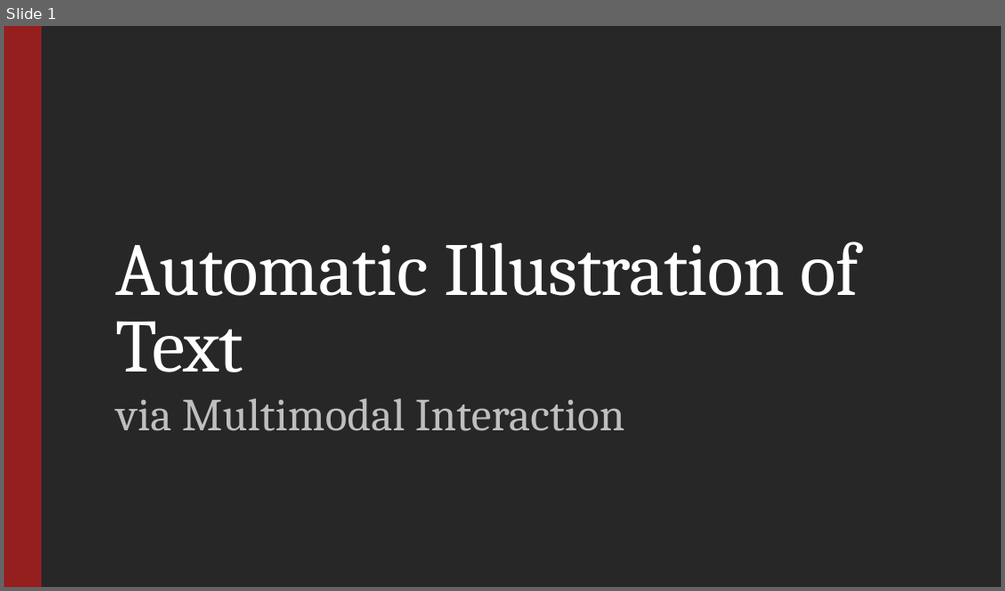
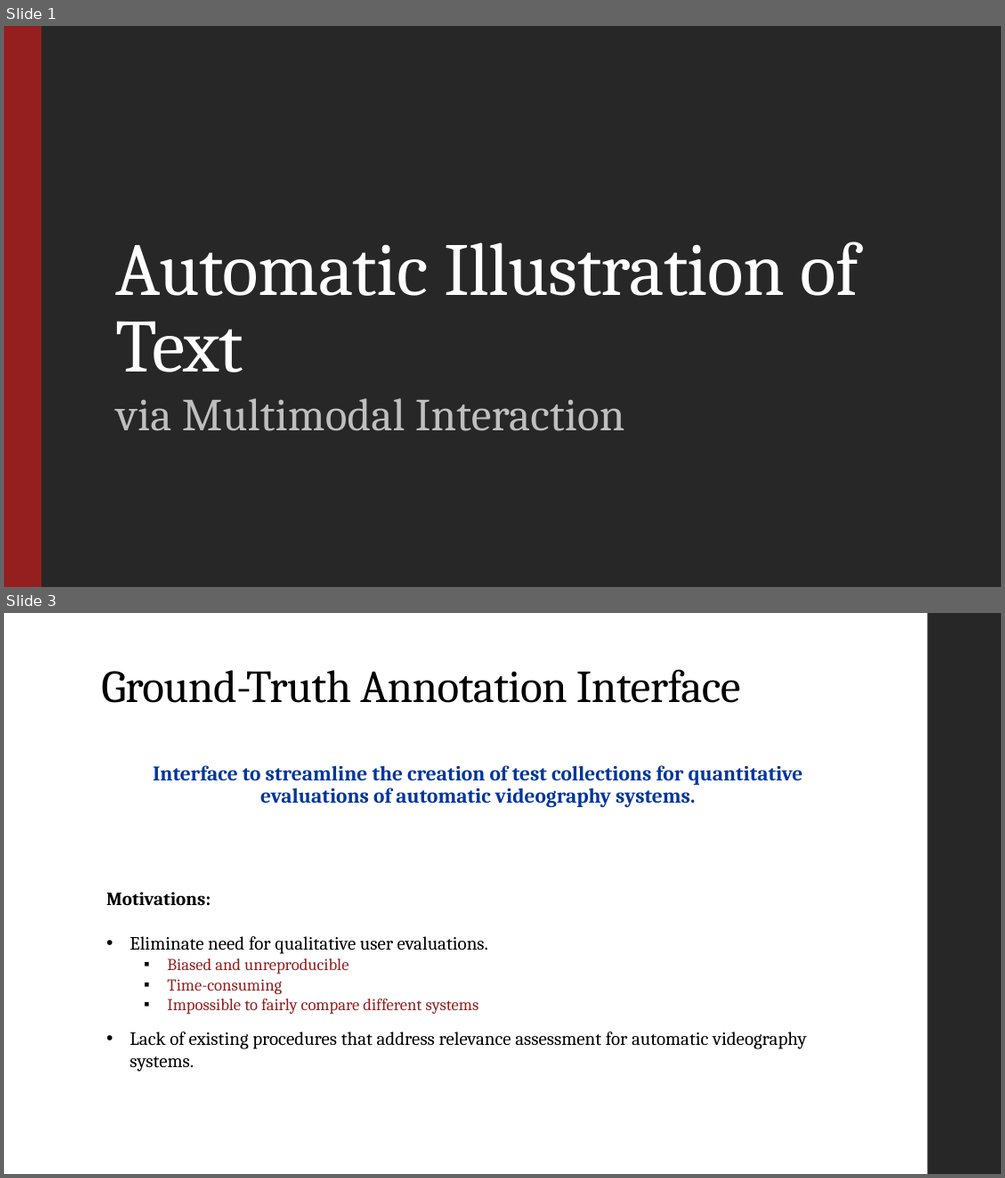
Before and after one commit to StergiousAji/Automatic-Illustration-of-Text, a slide deck: presentation/presentation_slides.pptx. Shown one above the other, each under a label of ours: slide 1 before the commit, slides 1 and 3 after it; the slides between them are not shown. The pictures are 1005x591 and 1005x1178 pixels, drawn with LibreOffice and Linux fonts; fonts in the diff are those of the drawing. Boxes give left, top, right and bottom in pixels: in the first picture for what was removed or moved away, otherwise in the second. Text is boxed around its words. In the diff, an @@ line names an element or a change of style, - is before the commit and + after.

```diff
--- a/presentation/presentation_slides.pptx
+++ b/presentation/presentation_slides.pptx
@@ slide 3 added at bbox=[4, 613, 1001, 1174], background #FFFFFF @@
@@ rectangle added at bbox=[928, 613, 1001, 1174], fill #272727 @@
@@ title added at bbox=[101, 669, 741, 703], 44 pt, text #000000 @@
+Ground-Truth Annotation Interface
@@ text added at bbox=[153, 765, 803, 807], 20 pt, text #00359E, bold @@
+  Interface to streamline the creation of test collections for quantitative evaluations of automatic videography systems.
@@ text added at bbox=[106, 892, 807, 1071], 18 pt, text #000000 @@
+Motivations:
+• Eliminate need for qualitative user evaluations.
+  ▪ Biased and unreproducible
+  ▪ Time-consuming
+  ▪ Impossible to fairly compare different systems
+• Lack of existing procedures that address relevance assessment for automatic videography systems.
```
Also in this commit, not shown: 1 other slide added, 1 slide removed, 22 other files.
